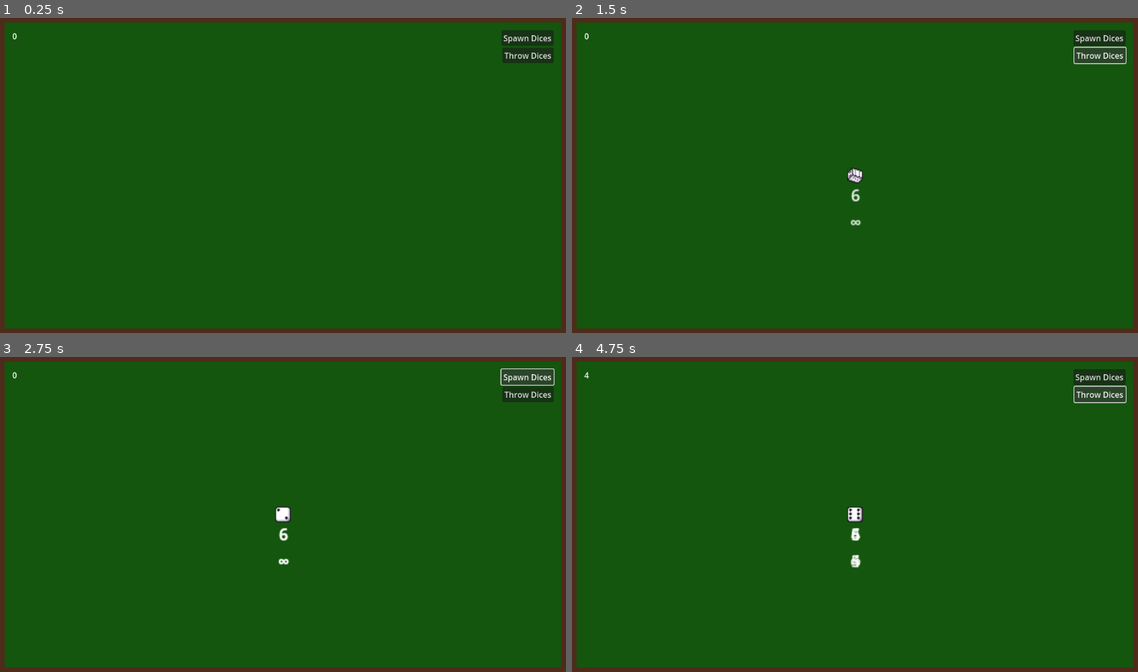
Above: before the commit, frames 1-4 (two rows, left to right).
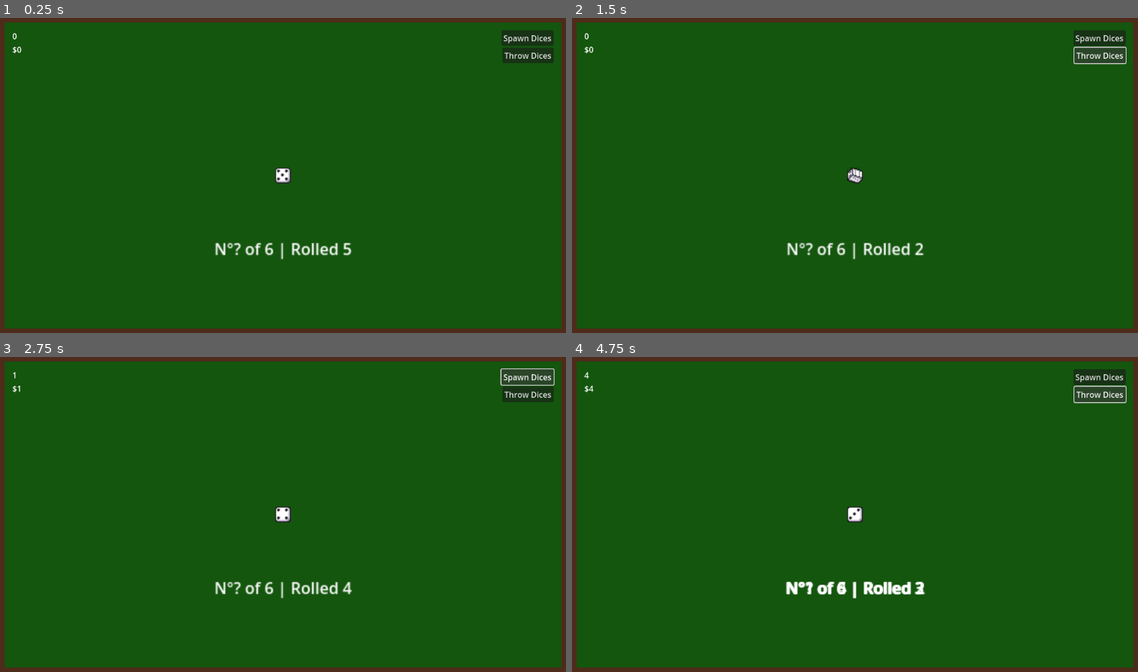
Above: after the commit, the same moments.

Repository: adufou/voie-romaine
Game: Godot game, scene res://main.tscn
Same seed, same stepped clock (60 frames per second), same inputs: the game is played once before the commit and once after it.
Inputs:
- Up to frame 1 (0.25 s): no input
- Up to frame 2 (1.5 s): click "Spawn Dices" at 0.5 s; click "Throw Dices" at 1.25 s
- Up to frame 3 (2.75 s): click "Spawn Dices" at 2 s
- Up to frame 4 (4.75 s): click "Throw Dices" at 2.75 s; click "Spawn Dices" at 3.5 s; click "Throw Dices" at 4.25 s

The runs differ from the first frame. In frame 1, 0.7% of the frame differs, in the area x 2-63%, y 9-77%; in frame 2, 0.6%; in frame 3, 0.6%; in frame 4, 0.9%.

Commit message:
feat: add cash, and prepare throw info messages

Diff:
--- a/autoload/services.gd
+++ b/autoload/services.gd
@@ -1,5 +1,6 @@
 extends Node
 
+var cash: Cash = Cash.new()
 var score: Score = Score.new()
 
 var dices: Dices = preload("res://services/dices/dices.tscn").instantiate()
--- a/scenes/dice.gd
+++ b/scenes/dice.gd
@@ -22,7 +22,7 @@
 
 func throw():
 	%AnimatedSprite2D.play("throw")
-	%Timer.start()
+	%ThrowRollTimer.start()
 
 func set_value():
 	%AnimatedSprite2D.animation = "white"
@@ -33,8 +33,10 @@
 	%AnimatedSprite2D.frame = value - 1
 
 	var throw_number = "?" if (goal == 6 and tries == -1) else str(goal - tries + 1)
-	print("N°", throw_number, " of ", goal, " | Rolled ", value)
+	# print("N°", throw_number, " of ", goal, " | Rolled ", value)
 
+	%ThrowInfo.text = "N°" + str(throw_number) + " of " + str(goal) + " | Rolled " + str(value)
+	%ThrowInfoTimer.start()
 	throw_resolve()
 
 func _on_timer_timeout() -> void:
@@ -98,4 +100,8 @@
 
 func on_throw_win():
 	# print("THROW WIN")
+	Services.cash.pass_goal(goal)
 	Services.score.pass_goal(goal)
+
+func _on_throw_info_timer_timeout() -> void:
+	%ThrowInfo.text = ""
--- a/scenes/dice.tscn
+++ b/scenes/dice.tscn
@@ -109,12 +109,26 @@
 sprite_frames = SubResource("SpriteFrames_5b4eb")
 animation = &"white"
 
-[node name="Timer" type="Timer" parent="."]
+[node name="ThrowRollTimer" type="Timer" parent="."]
 unique_name_in_owner = true
 wait_time = 0.2
 one_shot = true
 
-[node name="VBoxContainer" type="VBoxContainer" parent="."]
+[node name="ThrowInfoTimer" type="Timer" parent="."]
+unique_name_in_owner = true
+one_shot = true
+
+[node name="ThrowInfo" type="Label" parent="."]
+unique_name_in_owner = true
+offset_left = -19.5
+offset_top = 62.0
+offset_right = 20.5
+offset_bottom = 85.0
+grow_horizontal = 2
+grow_vertical = 2
+
+[node name="VBoxContainer (dev)" type="VBoxContainer" parent="."]
+visible = false
 anchors_preset = 5
 anchor_left = 0.5
 anchor_right = 0.5
@@ -124,18 +138,19 @@
 offset_bottom = 48.0
 grow_horizontal = 2
 
-[node name="Goal" type="Label" parent="VBoxContainer"]
+[node name="Goal" type="Label" parent="VBoxContainer (dev)"]
 unique_name_in_owner = true
 layout_mode = 2
 text = "6"
 horizontal_alignment = 1
 vertical_alignment = 1
 
-[node name="Tries" type="Label" parent="VBoxContainer"]
+[node name="Tries" type="Label" parent="VBoxContainer (dev)"]
 unique_name_in_owner = true
 layout_mode = 2
 text = "∞"
 horizontal_alignment = 1
 vertical_alignment = 1
 
-[connection signal="timeout" from="Timer" to="." method="_on_timer_timeout"]
+[connection signal="timeout" from="ThrowRollTimer" to="." method="_on_timer_timeout"]
+[connection signal="timeout" from="ThrowInfoTimer" to="." method="_on_throw_info_timer_timeout"]
--- a/scenes/hud.gd
+++ b/scenes/hud.gd
@@ -1,7 +1,11 @@
 extends Control
 
 func _ready() -> void:
+	Services.cash.cash_changed.connect(on_cash_changed)
 	Services.score.score_changed.connect(on_score_changed)
+
+func on_cash_changed(new_cash: int):
+	%Cash.text = "$" + str(new_cash)
 
 func on_score_changed(new_score: int):
 	%Score.text = str(new_score)
--- a/scenes/hud.tscn
+++ b/scenes/hud.tscn
@@ -36,6 +36,11 @@
 layout_mode = 2
 text = "0"
 
+[node name="Cash" type="Label" parent="MarginContainer/HBoxContainer/VBoxContainerLeft"]
+unique_name_in_owner = true
+layout_mode = 2
+text = "$0"
+
 [node name="ContainerMiddle" type="AspectRatioContainer" parent="MarginContainer/HBoxContainer"]
 layout_mode = 2
 size_flags_horizontal = 3
--- a/scenes/table.gd
+++ b/scenes/table.gd
@@ -4,3 +4,4 @@
 
 func _ready() -> void:
 	Services.dices.init_table(self)
+	Services.dices.add_dice()
--- /dev/null
+++ b/services/cash.gd
@@ -0,0 +1,18 @@
+extends Node
+
+class_name Cash
+
+signal cash_changed(new_chash)
+
+var _cash: int = 0:
+	set(new_value):
+		_cash = new_value
+		cash_changed.emit(_cash)
+
+func pass_goal(goal: int):
+	var cashed_out = 7 - goal
+
+	_cash += cashed_out
+
+func use_cash(quantity: int):
+	_cash -= quantity
--- a/services/score.gd
+++ b/services/score.gd
@@ -4,12 +4,12 @@
 
 signal score_changed(new_score)
 
-var score: int = 0:
+var _score: int = 0:
 	set(new_value):
-		score = new_value
-		score_changed.emit(score)
+		_score = new_value
+		score_changed.emit(_score)
 
 func pass_goal(goal: int):
 	var scored = 7 - goal
 
-	score += scored
+	_score += scored
Not shown, added: services/cash.gd.uid
